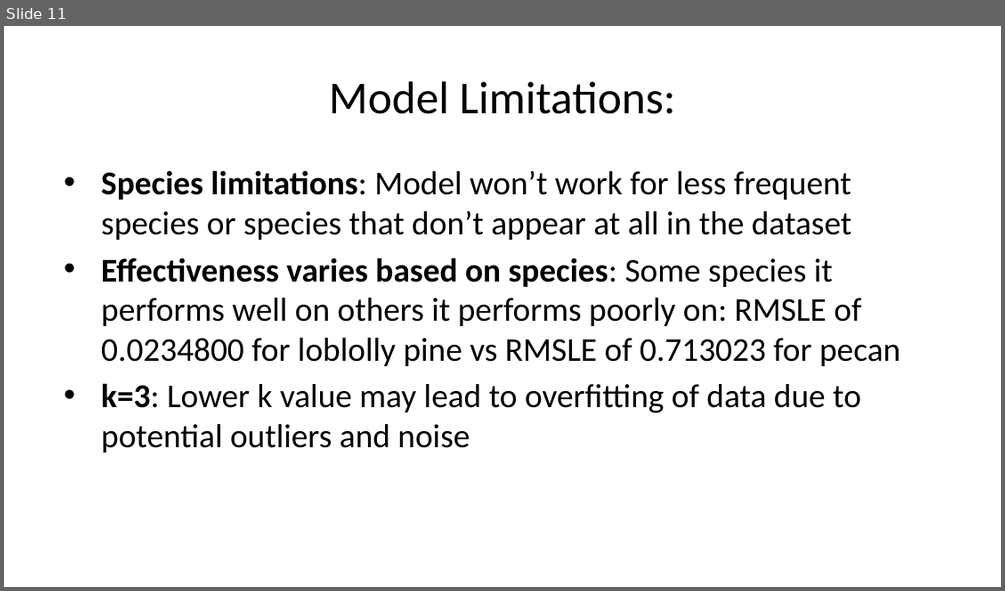
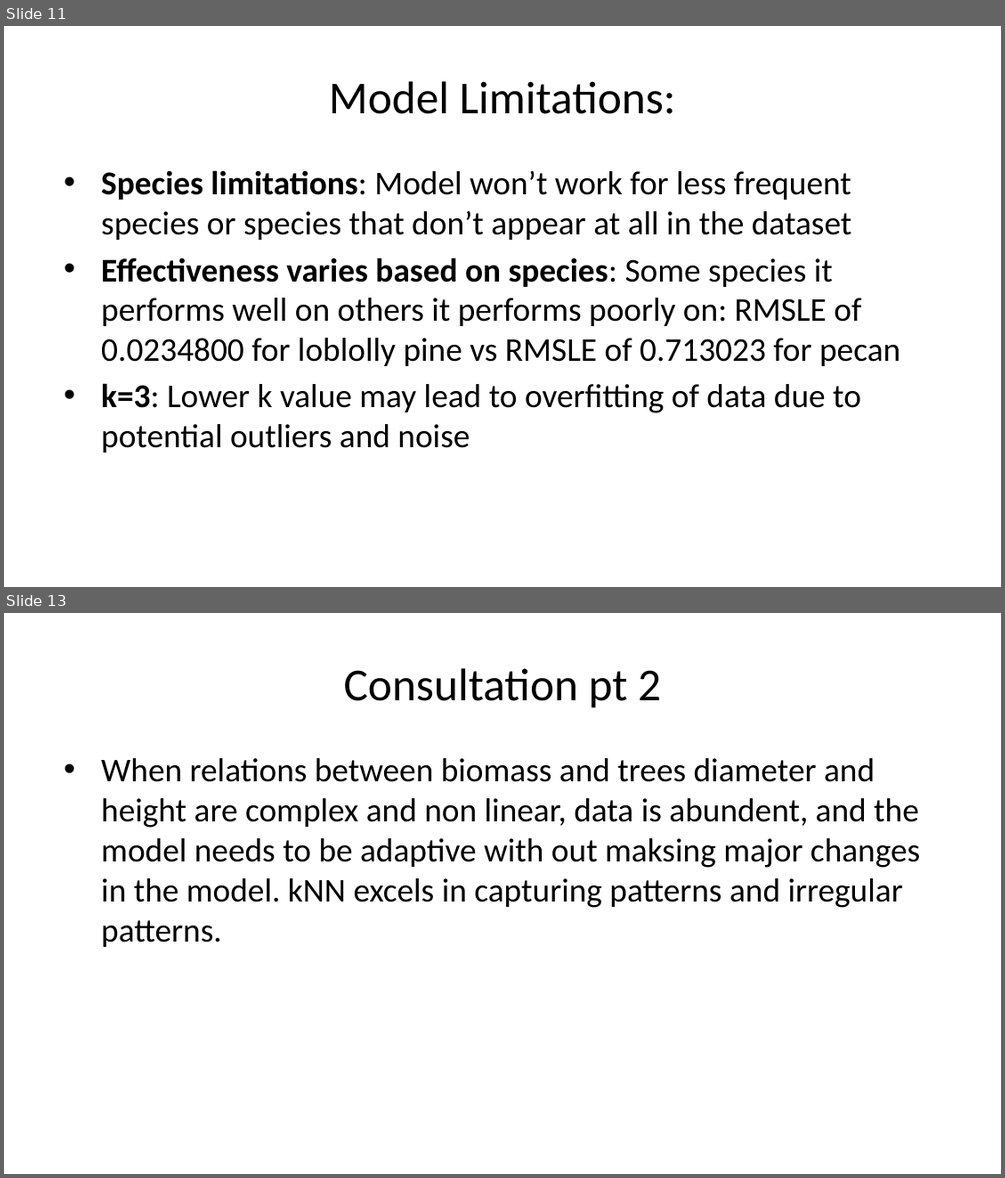
Before and after one commit to deancallahan25/Redwood-Analytics-Portfolio, a slide deck: Project-3/presentation.pptx. Shown one above the other, each under a label of ours: slide 11 before the commit, slides 11 and 13 after it; the slides between them are not shown. The pictures are 1005x591 and 1005x1178 pixels, drawn with LibreOffice and Linux fonts; fonts in the diff are those of the drawing. Boxes give left, top, right and bottom in pixels: in the first picture for what was removed or moved away, otherwise in the second. Text is boxed around its words. In the diff, an @@ line names an element or a change of style, - is before the commit and + after.

```diff
--- a/Project-3/presentation.pptx
+++ b/Project-3/presentation.pptx
@@ slide 13 added at box(4, 613, 1001, 1174), background #FFFFFF @@
@@ title added at box(344, 668, 661, 708), 33 pt, text #000000 @@
+Consultation pt 2
@@ text added at box(101, 758, 920, 947), 24 pt, text #000000 @@
+• When relations between biomass and trees diameter and height are complex and non linear, data is abundent, and the model needs to be adaptive with out maksing major changes in the model. kNN excels in capturing patterns and irregular patterns.
```
Also in this commit, not shown: 3 slides changed, 3 other slides added, 1 slide removed.
